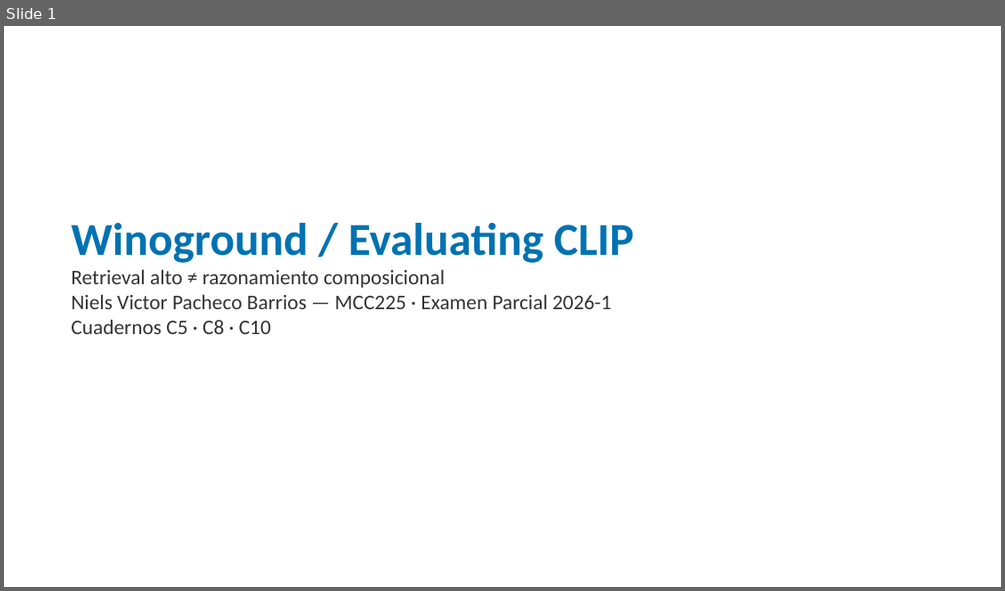
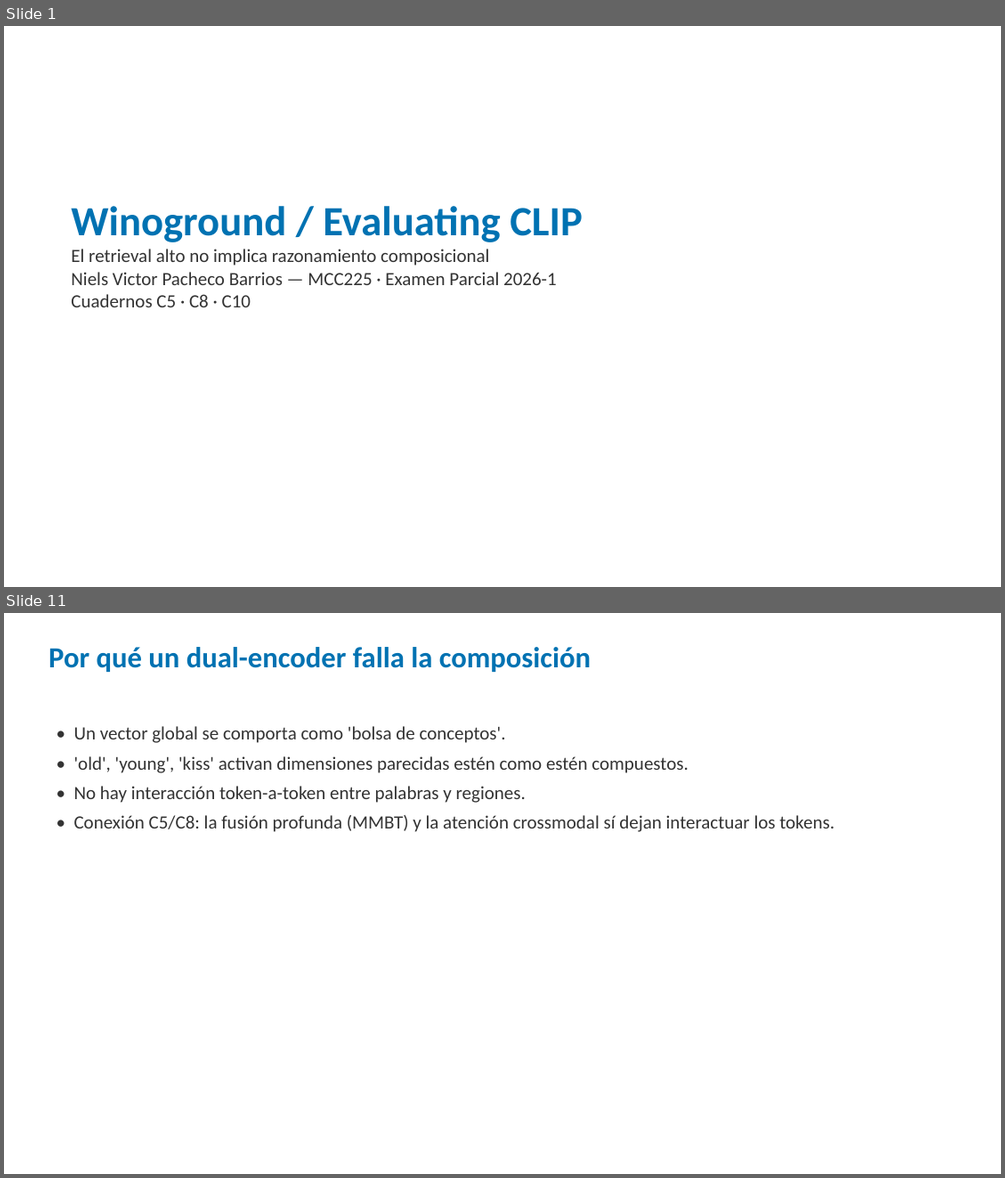
Before and after one commit to nielspac177/MCC225-Winoground, a slide deck: slides/pptx/defensa_winoground.pptx. Shown one above the other, each under a label of ours: slide 1 before the commit, slides 1 and 11 after it; the slides between them are not shown. The pictures are 1005x591 and 1005x1178 pixels, drawn with LibreOffice and Linux fonts; fonts in the diff are those of the drawing. Boxes give left, top, right and bottom in pixels: in the first picture for what was removed or moved away, otherwise in the second. Text is boxed around its words. In the diff, an @@ line names an element or a change of style, - is before the commit and + after.

Commit message:
Examen Parcial 1: guion, plan 20min, defensa de codigo y embeddings versionados

```diff
--- a/slides/pptx/defensa_winoground.pptx
+++ b/slides/pptx/defensa_winoground.pptx
@@ slide 11 added at (x1=4, y1=613, x2=1001, y2=1174), background #FFFFFF @@
@@ text added at (x1=48, y1=647, x2=591, y2=672), 28 pt, text #0072B2, bold @@
+Por qué un dual-encoder falla la composición
@@ text added at (x1=74, y1=726, x2=834, y2=832), 18 pt, text #333333 @@
+• Un vector global se comporta como 'bolsa de conceptos'.
+• 'old', 'young', 'kiss' activan dimensiones parecidas estén como estén compuestos.
+• No hay interacción token-a-token entre palabras y regiones.
+• Conexión C5/C8: la fusión profunda (MMBT) y la atención crossmodal sí dejan interactuar los tokens.
@@ slide 1 changed as well @@
@@ text "Winoground / Evaluating CLIP" moved from (x1=71, y1=223, x2=634, y2=334) to (x1=71, y1=206, x2=582, y2=307) @@
@@ text at (x1=71, y1=206, x2=582, y2=307): size 44 to 40 pt in "Winoground / Evaluating CLIP"; size 20 to 18 pt in "Niels Victor Pacheco Barrios — MCC225 · ...", "Cuadernos C5 · C8 · C10" @@
@@ text at (x1=71, y1=248, x2=489, y2=265): text changed; size 20 to 18 pt @@
-Retrieval alto ≠ razonamiento composicional
+El retrieval alto no implica razonamiento composicional
```
Also in this commit, not shown: 1 other slide changed, 26 other slides added, 6 slides removed, 9 other files.
